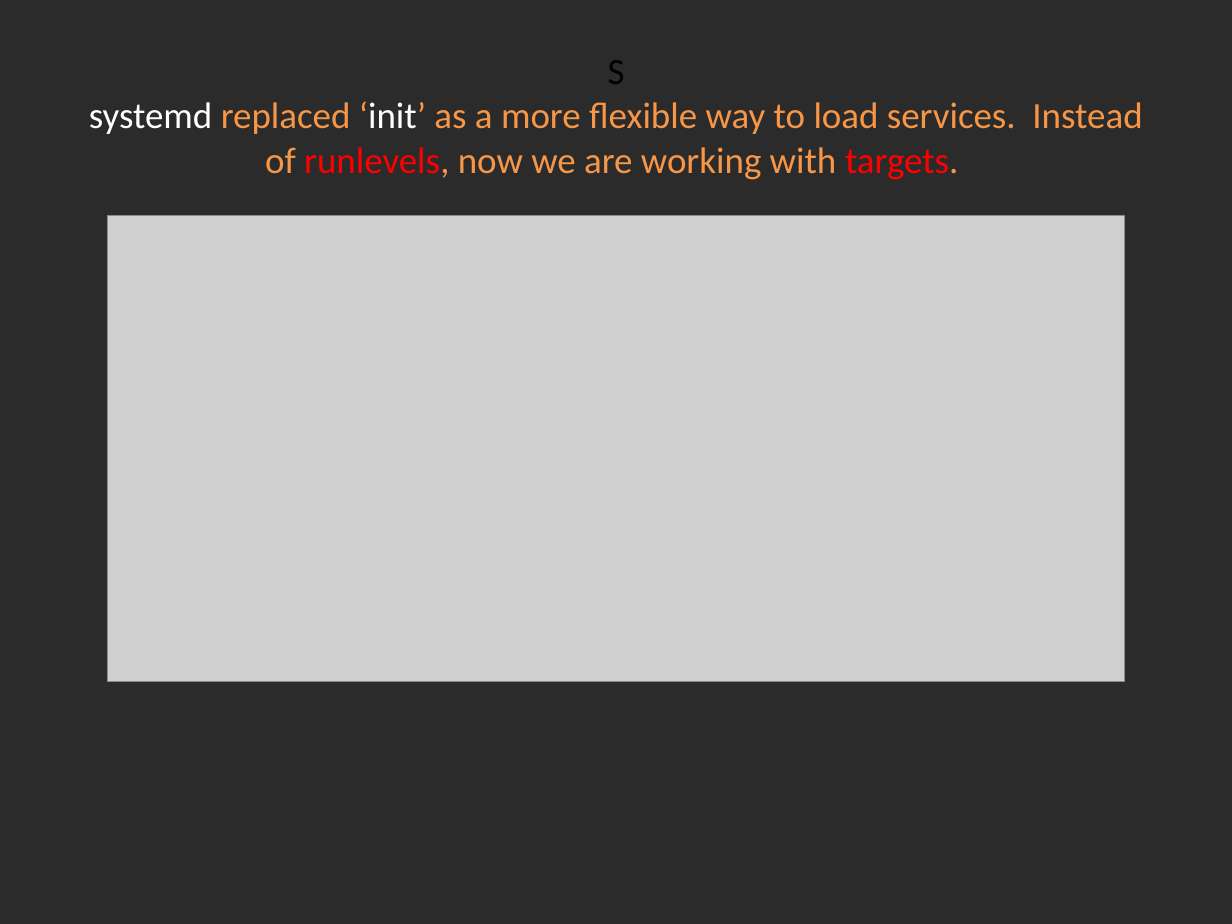
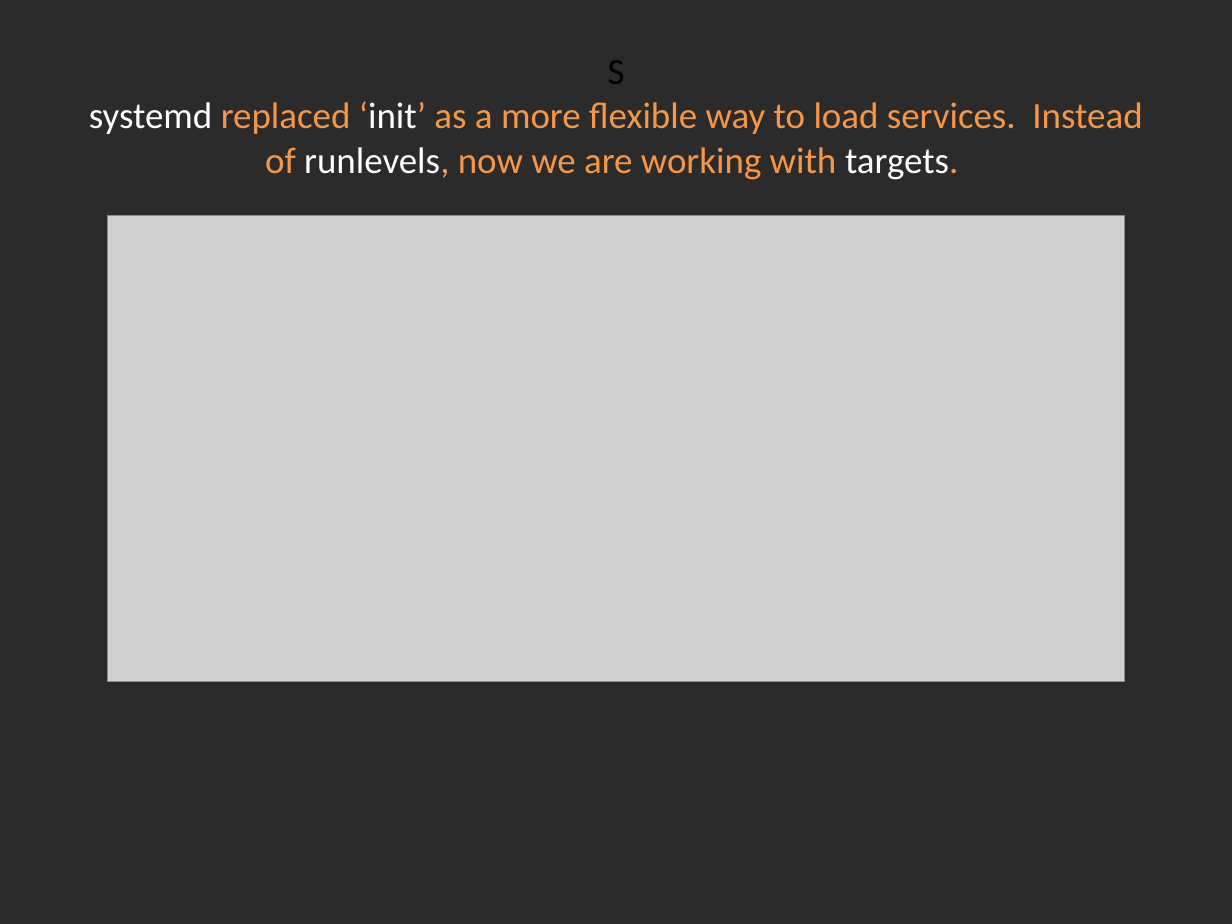
Before and after one commit to Academy-Soft-Intellect/Linux-Course, a slide deck: slide 3 of 10.SystemD_And_TheBootProcedure/10-SystemDAndTheBootProcedure.pptx. Drawn at 1232x924 pixels with LibreOffice and Linux fonts; fonts in the diff are those of the drawing; grey boxes stand for pictures; background and template pictures are left out; a plain dark background stands for a picture behind light text. Boxes give left, top, right and bottom in pixels: in the first picture for what was removed or moved away, otherwise in the second. Text is boxed around its words. In the diff, an @@ line names an element or a change of style, - is before the commit and + after.

Commit message:
Systemd and the boot procedure typos.

```diff
--- a/10.SystemD_And_TheBootProcedure/10-SystemDAndTheBootProcedure.pptx
+++ b/10.SystemD_And_TheBootProcedure/10-SystemDAndTheBootProcedure.pptx
@@ title "S systemd replaced ‘init’ as ..." at (89, 60, 1142, 180): text colour #FF0000 to #FFFFFF in "runlevels, targets." @@
```
Also in this commit, not shown: 6 other slides changed.
